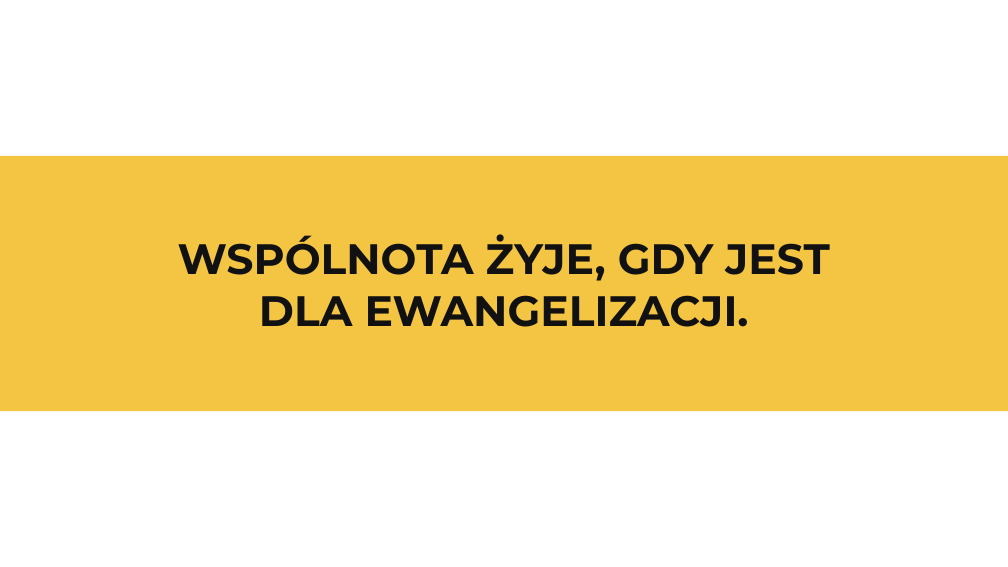
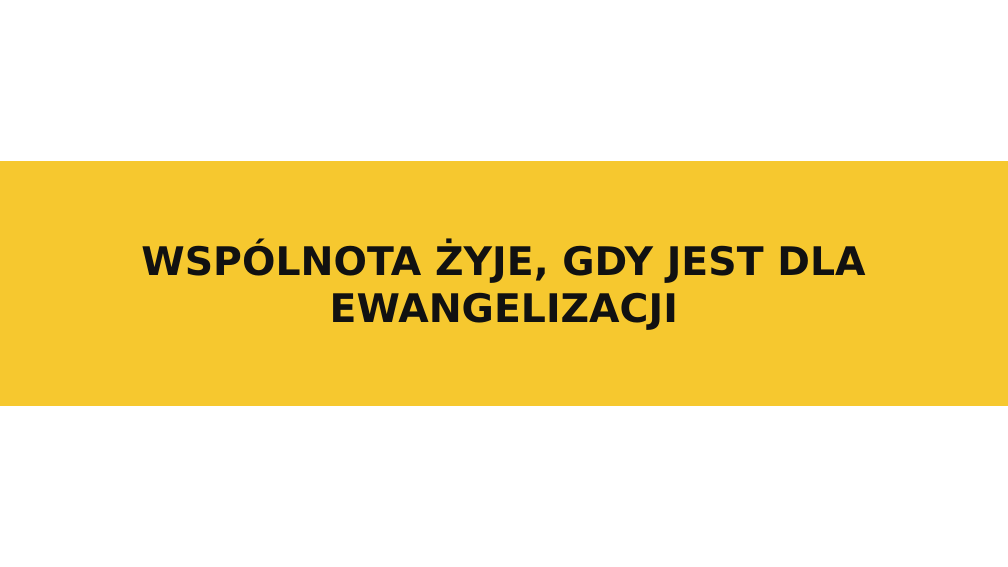
Before and after one commit to folkien/teachings, a slide deck: slide 10 of issue_kurs_kamch_lubecko/8.wspolnota/8.wspolnota.pptx (slide 8 before the commit). Drawn at 1008x567 pixels with LibreOffice and Linux fonts; fonts in the diff are those of the drawing. Boxes give left, top, right and bottom in pixels: in the first picture for what was removed or moved away, otherwise in the second. Text is boxed around its words. In the diff, an @@ line names an element or a change of style, - is before the commit and + after.

```diff
--- a/issue_kurs_kamch_lubecko/8.wspolnota/8.wspolnota.pptx
+++ b/issue_kurs_kamch_lubecko/8.wspolnota/8.wspolnota.pptx
@@ rectangle: place and size @@
-rectangle at (0, 156, 1008, 411)
+rectangle at (0, 162, 1008, 406)
@@ rectangle at (0, 162, 1008, 406): fill #F4C542 to #F6C82F; outline none to #F6C82F 0 pt @@
@@ text at (141, 243, 865, 330): text changed; size 40.5 to 37.5 pt; font Montserrat to DejaVu Sans @@
-WSPÓLNOTA ŻYJE, GDY JEST
-DLA EWANGELIZACJI.
+WSPÓLNOTA ŻYJE, GDY JEST DLA EWANGELIZACJI
```
Also in this commit, not shown: 7 other slides changed, 2 slides added, 20 other files.
